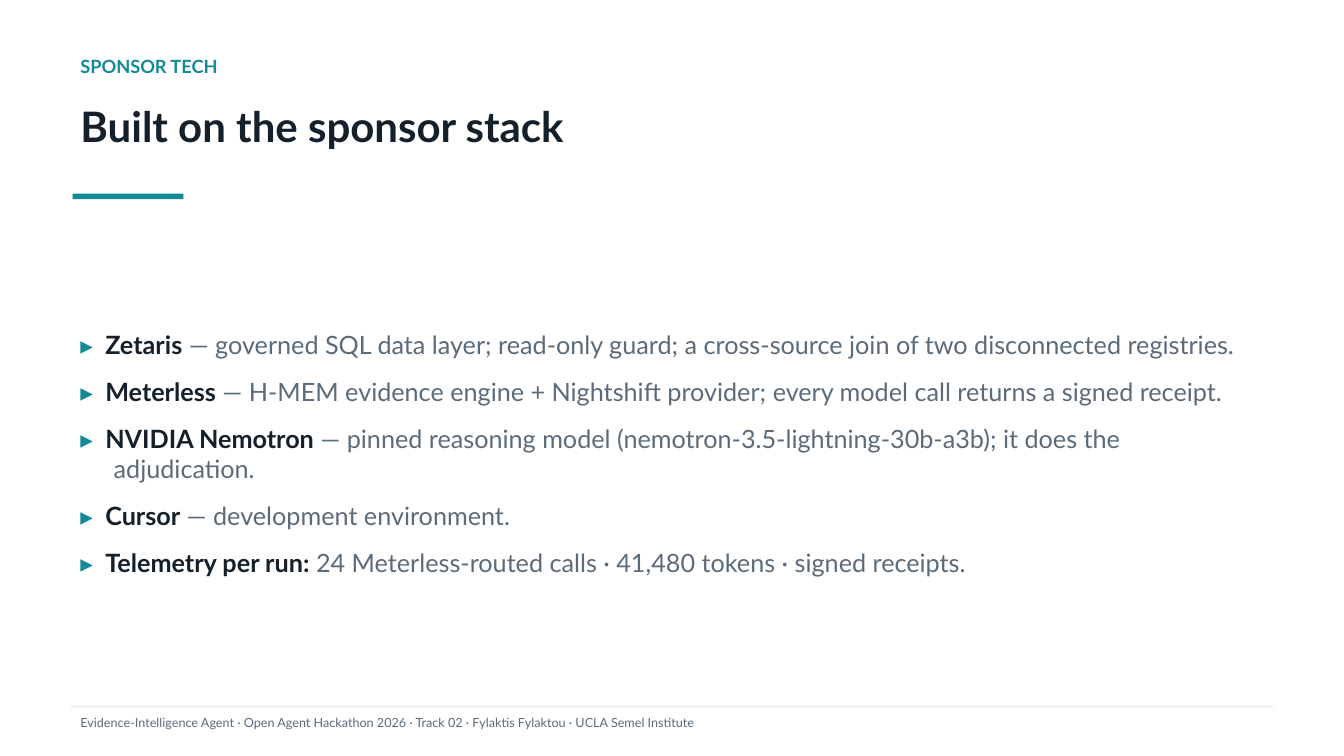
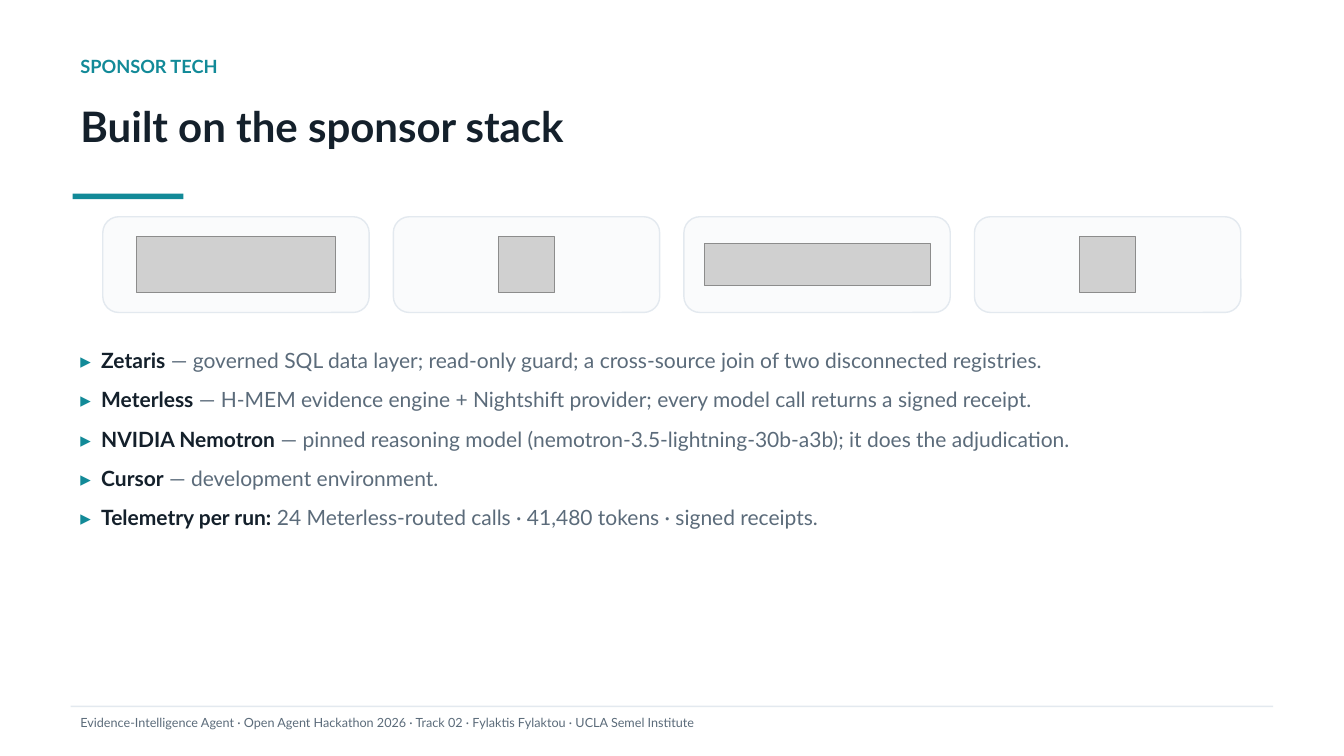
Before and after one commit to ffylaktis/open-agent-hack, a slide deck: slide 8 of deck/Evidence-Intelligence-Agent.pptx. Drawn at 1344x756 pixels with LibreOffice and Linux fonts; fonts in the diff are those of the drawing; grey boxes stand for pictures. Boxes give left, top, right and bottom in pixels: in the first picture for what was removed or moved away, otherwise in the second. Text is boxed around its words. In the diff, an @@ line names an element or a change of style, - is before the commit and + after.

```diff
--- a/deck/Evidence-Intelligence-Agent.pptx
+++ b/deck/Evidence-Intelligence-Agent.pptx
@@ rounded rectangle added at [103,217,369,313], fill #FAFBFC, outline #E3E9EF 1 pt @@
@@ picture added at [136,237,336,292] @@
@@ rounded rectangle added at [393,217,659,313], fill #FAFBFC, outline #E3E9EF 1 pt @@
@@ picture added at [499,237,555,292] @@
@@ rounded rectangle added at [685,217,951,313], fill #FAFBFC, outline #E3E9EF 1 pt @@
@@ rounded rectangle added at [975,217,1241,313], fill #FAFBFC, outline #E3E9EF 1 pt @@
@@ picture added at [1080,237,1135,292] @@
@@ picture added at [704,244,930,286] @@
@@ text "▸ Zetaris — governed SQL ...": place and size @@
-text "▸ Zetaris — governed SQL ..." at [105,335,1234,577]
+text "▸ Zetaris — governed SQL ..." at [101,352,1069,529]
@@ text "▸ Zetaris — governed SQL ..." at [101,352,1069,529]: size 18 to 15 pt; less space between paragraphs; vertical alignment middle to top @@
```
Also in this commit, not shown: 5 other files.
